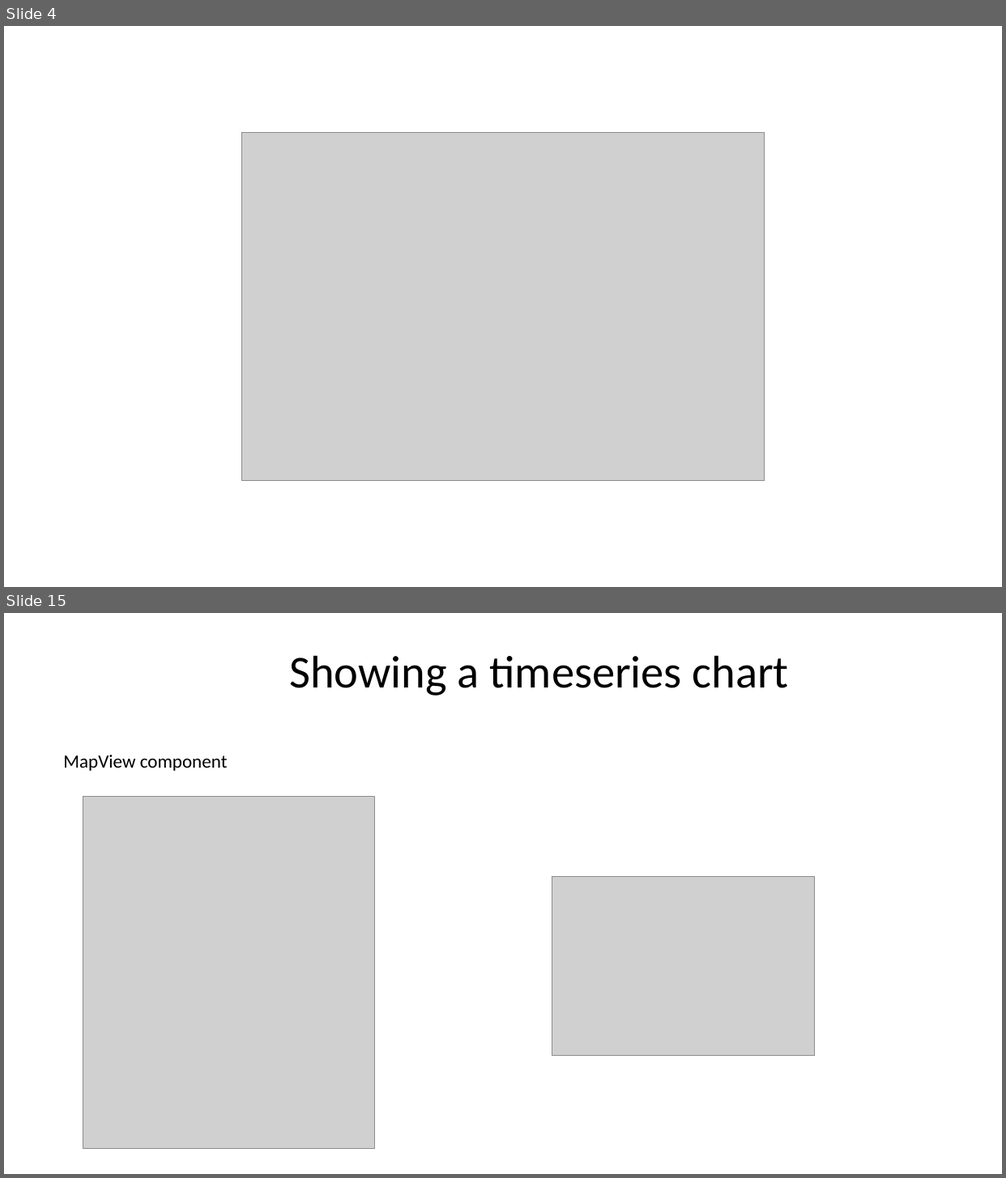
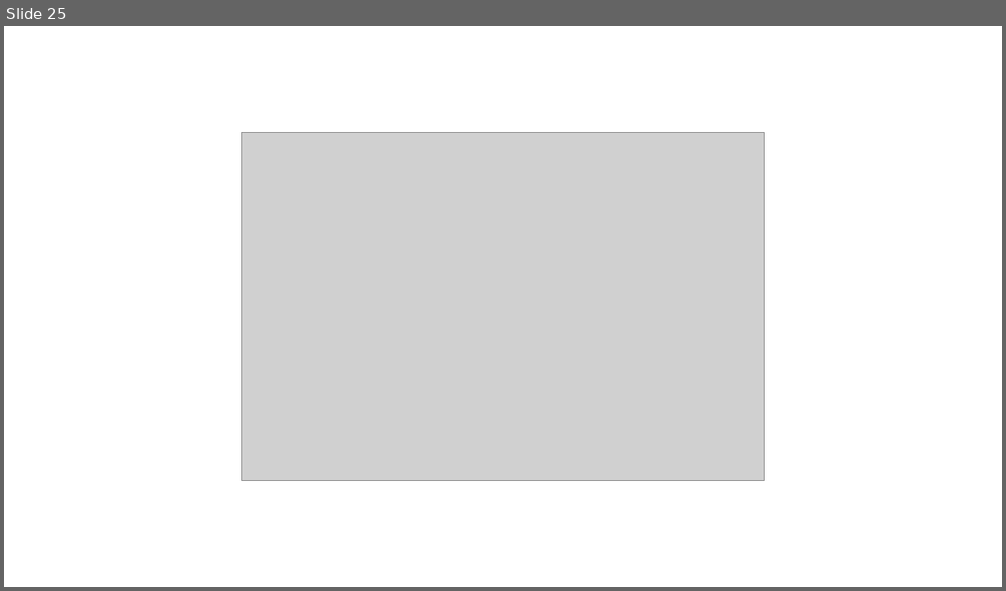
Before and after one commit to DHI/DomainServicesCourse, a slide deck: Presentations/DS-course-4-frontend.pptx. Shown one above the other, each under a label of ours: slides 4 and 15 before the commit, slide 25 after it; the slides between them are not shown. The pictures are 1006x1178 and 1006x591 pixels, drawn with LibreOffice and Linux fonts; fonts in the diff are those of the drawing; grey boxes stand for pictures. Boxes give left, top, right and bottom in pixels: in the first picture for what was removed or moved away, otherwise in the second. Text is boxed around its words. In the diff, an @@ line names an element or a change of style, - is before the commit and + after.

Commit message:
add charting

```diff
--- a/Presentations/DS-course-4-frontend.pptx
+++ b/Presentations/DS-course-4-frontend.pptx
@@ slide 15 removed at (4,613,1002,1174), background #FFFFFF @@
@@ text removed at (289,655,789,696) @@
-Showing a timeseries chart
@@ text removed at (63,755,228,771) @@
-MapView component
@@ picture removed at (83,796,375,1149) @@
@@ picture removed at (552,876,815,1056) @@
@@ what was slide 4 is now slide 25 @@
```
Also in this commit, not shown: 1 slide changed, 21 slides added, 10 other slides removed, 6 other files.
